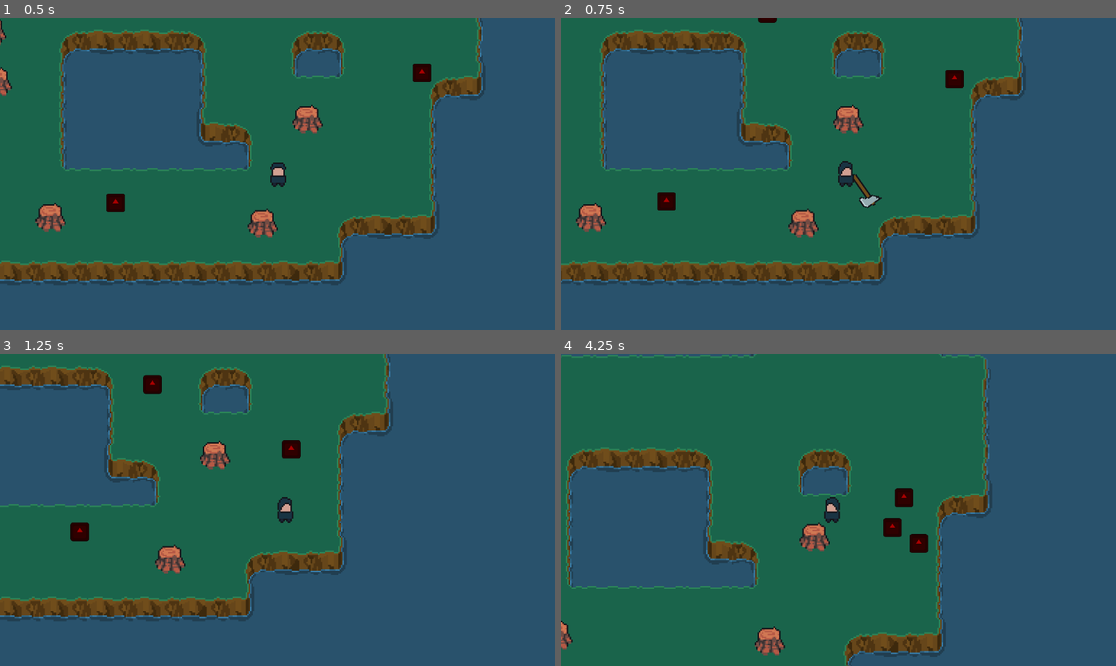
Above: before the commit, frames 1-4 (two rows, left to right).
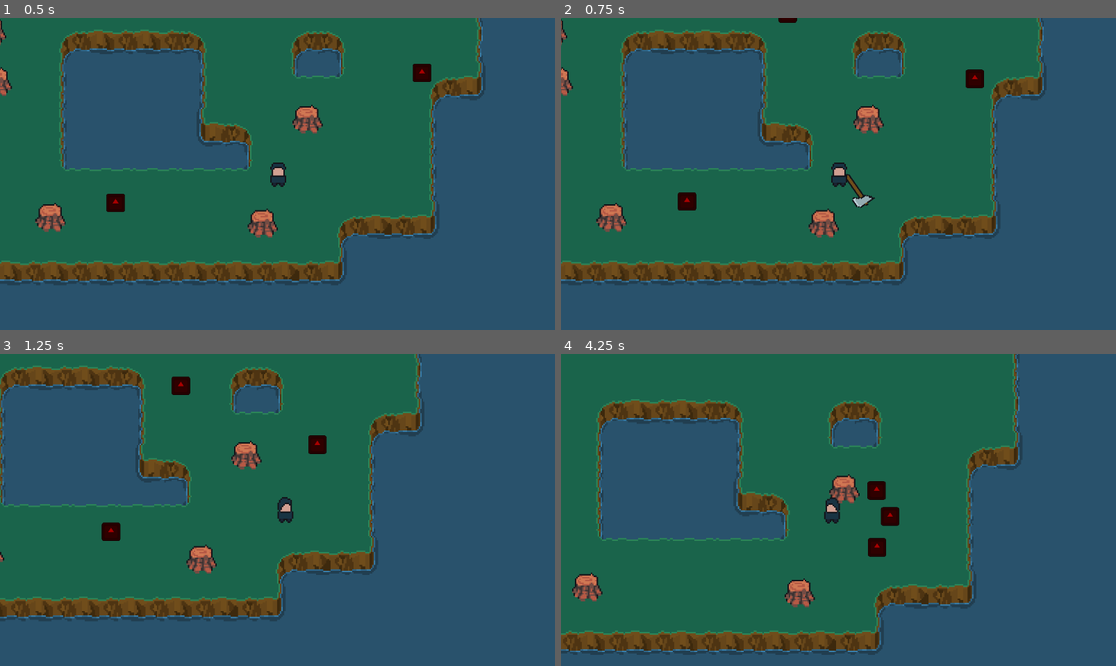
Above: after the commit, the same moments.

Repository: Nademtis/2D-MeleeCombat-and-pathfinding
Game: Godot game, scene res://main.tscn
Same seed, same stepped clock (60 frames per second), same inputs: the game is played once before the commit and once after it. The engine's default icon, where the game draws it, is replaced by a stand-in: a white triangle on a blue panel in a dark square.
Inputs (mouse positions are in pixels of both pictures, inside the frame that each line leads up to):
- Up to frame 1 (0.5 s): no input
- Up to frame 2 (0.75 s): tap Enter at 0.5 s; move the mouse to (960, 158) at 0.52 s; press the mouse at (960, 158) at 0.53 s; hold D (right) from 0.53 s (still down)
- Up to frame 3 (1.25 s): keep holding D (right)
- Up to frame 4 (4.25 s): move the mouse to (727, 525) at 1.27 s; release D (right) at 1.28 s; release the mouse at (727, 525) at 1.28 s; hold S (down) 1.28-2.03 s; click (727, 525) at 1.35 s; move the mouse to (894, 441) at 2.02 s; press the mouse at (894, 441) at 2.03 s; hold D (right) 2.03-2.78 s; move the mouse to (810, 572) at 2.77 s; release the mouse at (810, 572) at 2.78 s; hold W (up) 2.78-3.53 s; click (810, 572) at 2.85 s; move the mouse to (1005, 556) at 3.52 s; press the mouse at (1005, 556) at 3.53 s; hold Left (left) from 3.53 s (still down)

Frame 1 is identical in both runs. In frame 2, 16% of the frame differs, in the area x 0-88%, y 0-86%; in frame 3, 17%; in frame 4, 34%, in the area x 0-84%, y 0-100%.

Commit message:
wip on bettter player attack, also state machine

Diff:
--- /dev/null
+++ b/game/autoloads/Events.gd
@@ -0,0 +1,5 @@
+extends Node
+#global Events bus
+
+@warning_ignore("unused_signal")
+signal player_attacked(direction : Vector2)
--- a/game/enemy/enemy.gd
+++ b/game/enemy/enemy.gd
@@ -14,12 +14,13 @@
 	speed = randi_range(speed - 10 ,speed + 10)
 
 func take_damage():
+	set_velocity(Vector2.ZERO)
 	animation_player.play("enemy_hit")
 	hp = hp - 1
 	if hp <= 0:
 		queue_free()
 
-func _physics_process(delta: float) -> void:
+func _physics_process(_delta: float) -> void:
 	movement()
 
 #only chase after some timeout
--- a/game/player/axe.gd
+++ b/game/player/axe.gd
@@ -1,8 +1,10 @@
 extends Node2D
+class_name axe
 
 @onready var attack_cool_down: Timer = $attackCoolDown
 const ATTACK = preload("res://player/attack.tscn")
 var can_attack = true
+
 
 func _on_attack_cool_down_timeout() -> void:
 	can_attack = true
@@ -18,6 +20,8 @@
 	var attack_instance = ATTACK.instantiate()
 
 	var direction = point - global_position
+	Events.emit_signal("player_attacked", direction)
+
 	var angle_radians = direction.angle()
 	attack_instance.rotation = angle_radians + PI
 
--- a/game/player/player.tscn
+++ b/game/player/player.tscn
@@ -68,4 +68,5 @@
 scale = Vector2(0.5, 0.5)
 shape = SubResource("CircleShape2D_ynujc")
 
+[connection signal="timeout" from="axe/attackCoolDown" to="." method="_on_attack_cool_down_timeout"]
 [connection signal="timeout" from="axe/attackCoolDown" to="axe" method="_on_attack_cool_down_timeout"]
--- a/game/player/scripts/player.gd
+++ b/game/player/scripts/player.gd
@@ -1,15 +1,56 @@
 extends CharacterBody2D
+class_name Player
 
+@onready var animated_sprite_2d: AnimatedSprite2D = $AnimatedSprite2D
+
+#player movement
 @export var max_speed: float = 100
 @export var acceleration: float = 2800
 @export var deceleration: float = 800
 
-@onready var animated_sprite_2d: AnimatedSprite2D = $AnimatedSprite2D
+#player attack dash
+@export var attack_dash_speed: float = 5
+@export var attack_dash_duration: float = 0.1
+#var is_dashing = false
+
+enum MovementState{WALKING, ATTACKING, DASHING}
+var movement_state = MovementState.WALKING
+
+func _ready() -> void:
+	Events.connect("player_attacked", attack_dash) #TODO
+	pass
 
 
 func _process(delta: float) -> void:
-	move_player(delta)
+	match movement_state:
+		MovementState.WALKING:
+			move_player(delta)
+		MovementState.ATTACKING:
+
+			pass
+		MovementState.DASHING:
+			pass
+
 	anim_player()
+
+func attack_dash(direction : Vector2):
+	set_movement_state(MovementState.ATTACKING)
+
+func set_movement_state(new_state : MovementState):
+	var old_state = movement_state
+
+	match new_state:
+		MovementState.WALKING:
+			movement_state = MovementState.WALKING
+
+		MovementState.ATTACKING:
+			#max_speed = max_speed * 0.25 #lerp this value back up to 1.0
+			movement_state = MovementState.ATTACKING
+			pass
+
+		MovementState.DASHING:
+			pass
+
 
 func move_player(delta):
 	#var direction: Vector2 = Vector2.ZERO
@@ -35,3 +76,9 @@
 		animated_sprite_2d.play("left")
 	else: # Idle (no horizontal movement)
 		animated_sprite_2d.play("idle")
+
+
+
+func _on_attack_cool_down_timeout() -> void:
+	#attack finished - go back to walking
+	set_movement_state(MovementState.WALKING)
--- a/game/project.godot
+++ b/game/project.godot
@@ -14,6 +14,10 @@
 run/main_scene="res://main.tscn"
 config/features=PackedStringArray("4.3", "Forward Plus")
 config/icon="res://icon.svg"
+
+[autoload]
+
+Events="*res://autoloads/Events.gd"
 
 [global_group]
 
